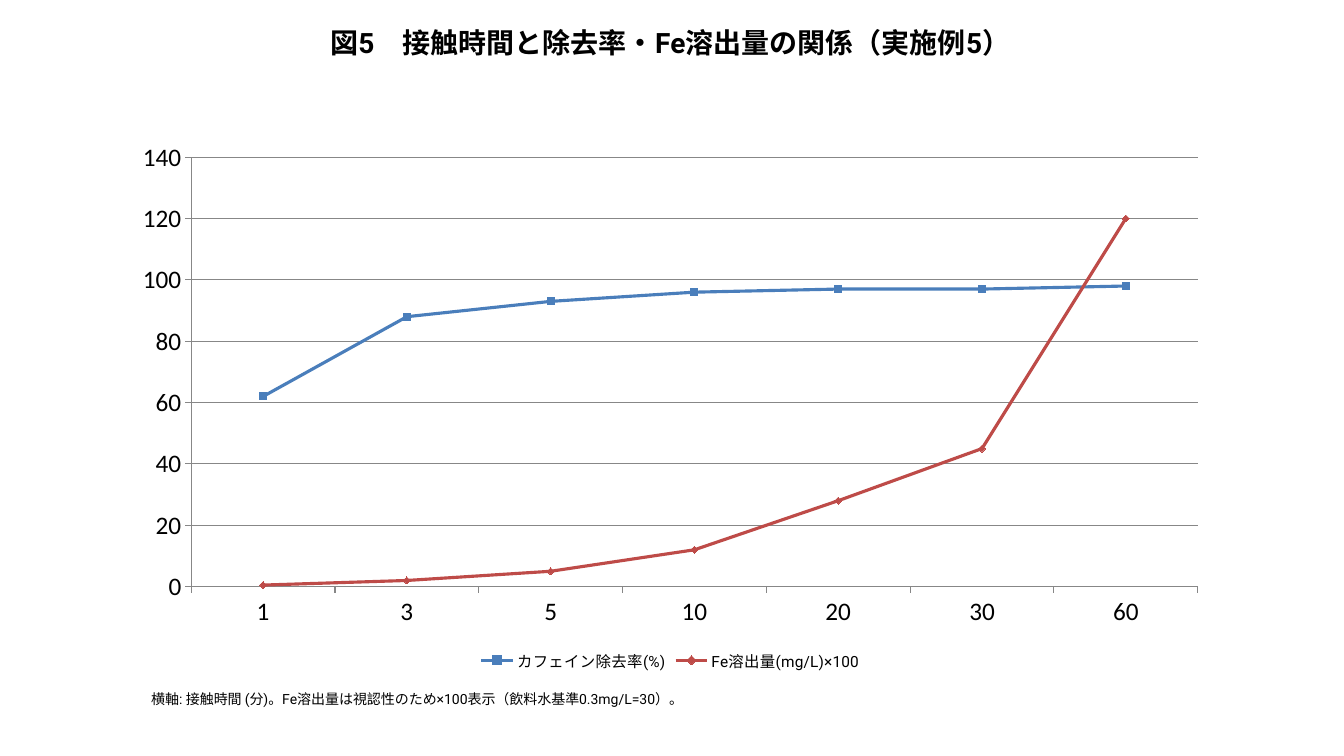
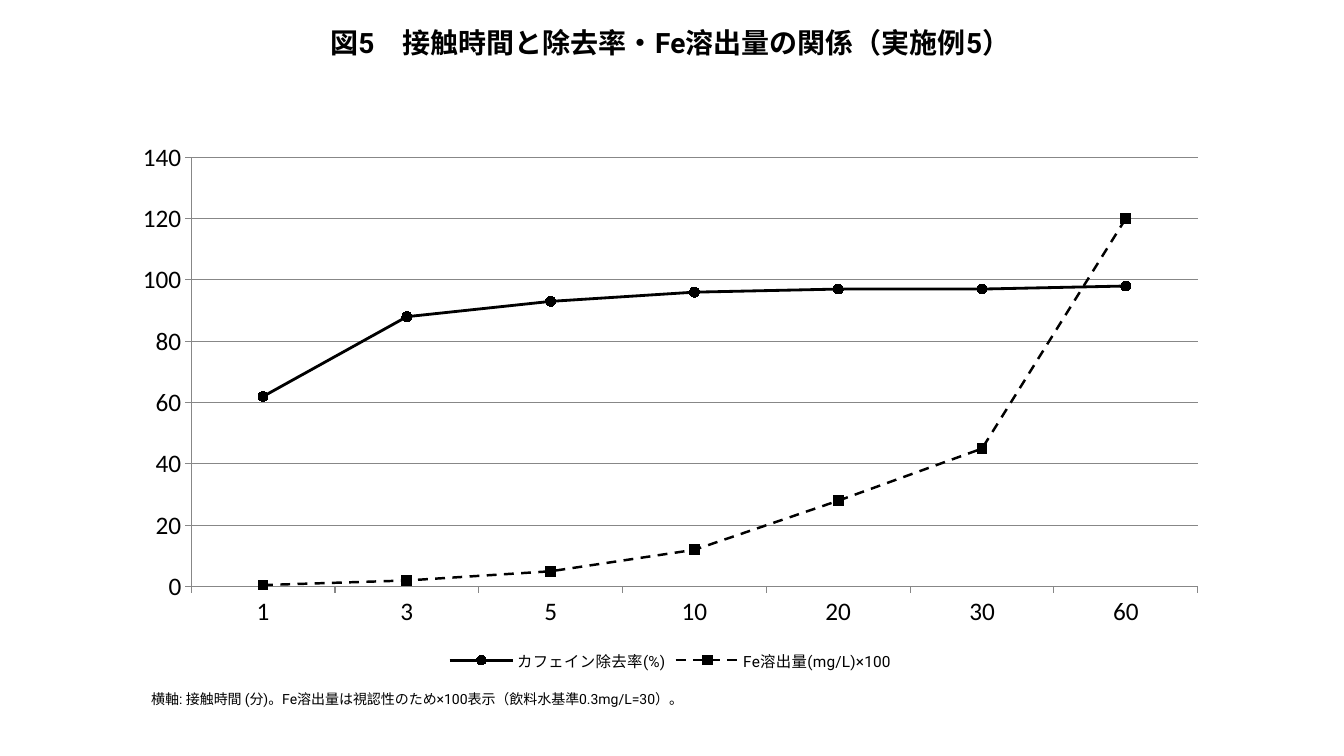
Before and after one commit to bougtoir/medical-accident-its-analysis, a slide deck: slide 5 of montmorillonite_decaf/patent_figures.pptx. Drawn at 1344x756 pixels with LibreOffice and Linux fonts; fonts in the diff are those of the drawing. Boxes give left, top, right and bottom in pixels: in the first picture for what was removed or moved away, otherwise in the second. Text is boxed around its words. In the diff, an @@ line names an element or a change of style, - is before the commit and + after.

```diff
--- a/montmorillonite_decaf/patent_figures.pptx
+++ b/montmorillonite_decaf/patent_figures.pptx
@@ line chart at bbox=[121, 131, 1220, 676] @@
@@ colour of カフェイン除去率(%) #4F81BD to #000000 @@
@@ colour of Fe溶出量(mg/L)×100 #C0504D to #000000 @@
```
Also in this commit, not shown: 4 other slides changed, 9 other files.
